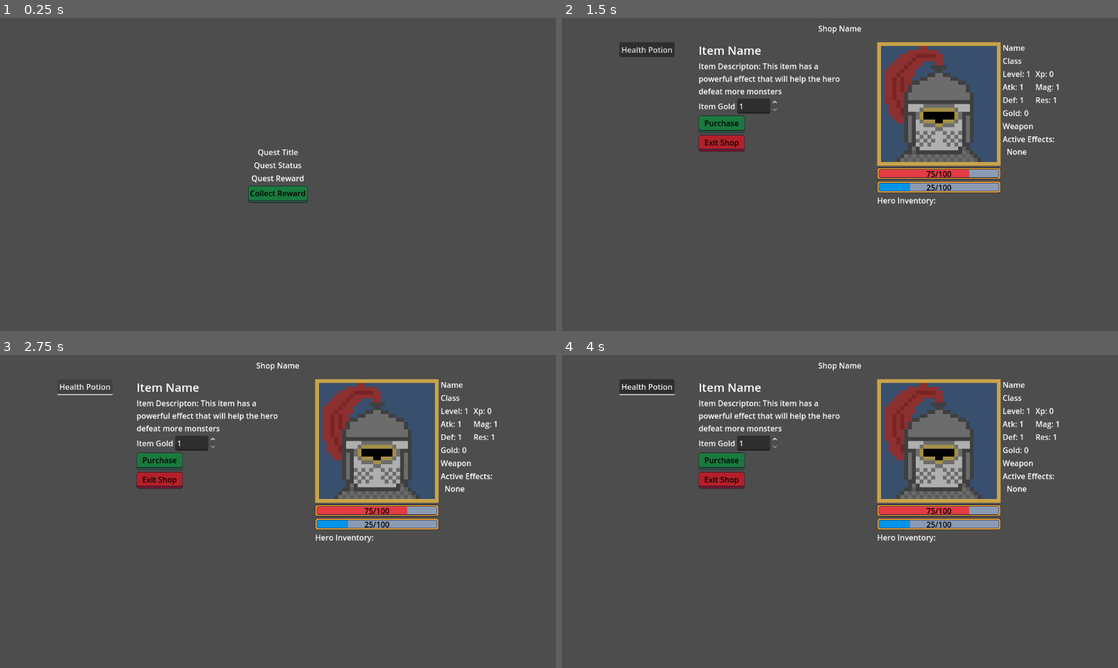
Above: before the commit, frames 1-4 (two rows, left to right).
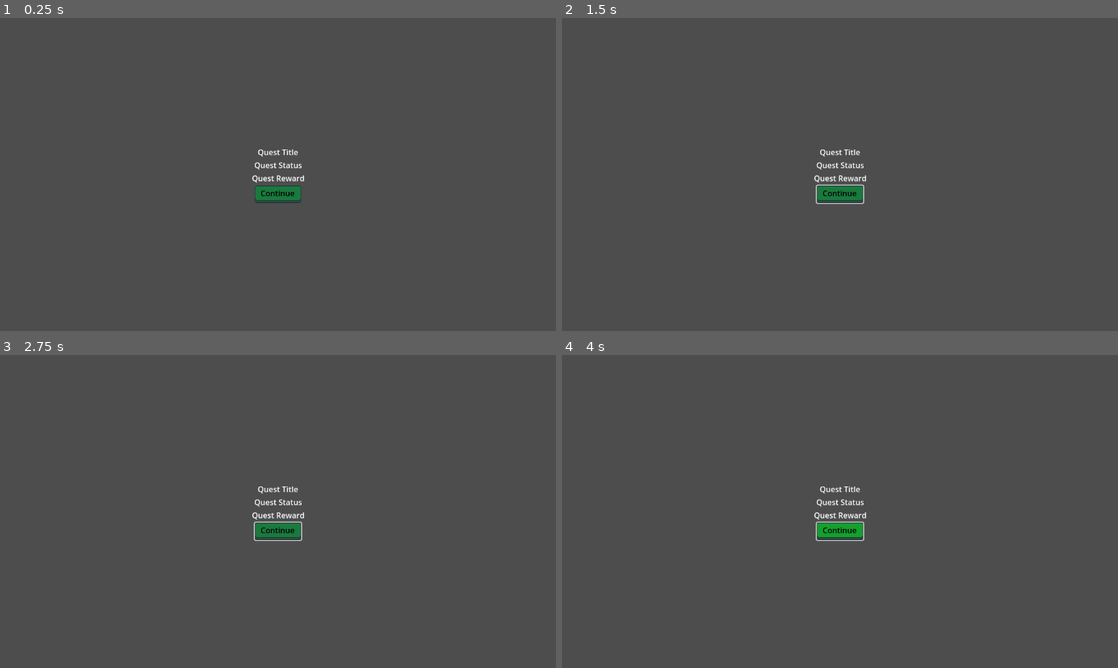
Above: after the commit, the same moments.

Repository: navtges3/PixelValley
Game: Godot game, scene res://scenes/ui/screens/quest_finished_screen.tscn
Same seed, same stepped clock (60 frames per second), same inputs: the game is played once before the commit and once after it. This scene is started directly instead of the project's main scene.
Inputs (mouse positions are in pixels of both pictures, inside the frame that each line leads up to):
- Up to frame 1 (0.25 s): no input
- Up to frame 2 (1.5 s): click (840, 193) at 0.5 s, where only the run before the commit has a clickable "Collect Reward"; click (1090, 274) at 1.25 s, where only the run before the commit has a clickable "Shop"
- Up to frame 3 (2.75 s): click (83, 386) at 2 s, where only the run before the commit has a clickable "Health Potion"
- Up to frame 4 (4 s): click (840, 530) at 2.75 s, where only the run after the commit has a clickable "Continue"; click (840, 530) at 3.5 s, where only the run after the commit has a clickable "Continue"

The runs differ from the first frame. In frame 1, 0.4% of the frame differs, in the area x 44-56%, y 46-60%; in frame 2, 13%; in frame 3, 13%; in frame 4, 13%, in the area x 10-90%, y 2-60%.
Error before the commit: Invalid access to property or key 'title' on a base object of type 'Nil'. (res://scripts/ui/screens/quest_finished_screen.gd:13)
Error after the commit: Invalid access to property or key 'title' on a base object of type 'Nil'. (res://scripts/ui/screens/quest_finished_screen.gd:10)

Commit message:
Refactor quest reward handling and UI interactions

Diff:
--- a/scenes/ui/screens/quest_finished_screen.tscn
+++ b/scenes/ui/screens/quest_finished_screen.tscn
@@ -41,12 +41,12 @@
 text = "Quest Reward"
 horizontal_alignment = 1
 
-[node name="CollectRewardButton" type="Button" parent="VBoxContainer"]
+[node name="ContinueButton" type="Button" parent="VBoxContainer"]
 custom_minimum_size = Vector2(96, 32)
 layout_mode = 2
 size_flags_horizontal = 4
 size_flags_vertical = 4
 theme = ExtResource("1_63ps6")
-text = "Collect Reward"
+text = "Continue"
 
-[connection signal="pressed" from="VBoxContainer/CollectRewardButton" to="." method="_on_collect_reward_button_pressed"]
+[connection signal="pressed" from="VBoxContainer/ContinueButton" to="." method="_on_continue_button_pressed"]
--- a/scripts/characters/inventory.gd
+++ b/scripts/characters/inventory.gd
@@ -28,7 +28,10 @@
 	weapon_stash.erase(weapon)
 
 func add_weapon_to_stash(weapon: Weapon) -> void:
-	weapon_stash.append(weapon)
+	if weapon not in weapon_stash and weapon != equipped_weapon:
+		weapon_stash.append(weapon)
+	else:
+		gold += weapon.value
 
 func remove_weapon_from_stash(weapon: Weapon) -> void:
 	weapon_stash.erase(weapon)
--- a/scripts/quest/quest_reward.gd
+++ b/scripts/quest/quest_reward.gd
@@ -1,37 +1,56 @@
 extends Resource
 class_name QuestReward
 
-enum RewardTarget {
-	PLAYER,
-	SHOP,
-	VILLAGE
+enum RewardType {
+	ITEM,
+	GOLD,
+	EXPERIENCE,
+	CLASS_WEAPON
 }
 
+@export var reward_type: RewardType = RewardType.ITEM
 @export var item: Item
 @export var amount: int = 1
-@export var target: RewardTarget = RewardTarget.PLAYER
+@export var weapon_rarity: Item.Rarity = Item.Rarity.COMMON
 
 func get_description() -> String:
-	var target_str := ""
-	match target:
-		RewardTarget.PLAYER:
-			target_str = "Player"
-		RewardTarget.SHOP:
-			target_str = "Shop"
-		RewardTarget.VILLAGE:
-			target_str = "Village"
-	return "%s: %s x%d" % [target_str, item.name, amount]
+	match reward_type:
+		RewardType.ITEM:
+			return "Reward: %dx %s" % [amount, item.name]
+		RewardType.GOLD:
+			return "Reward: %d Gold" % amount
+		RewardType.EXPERIENCE:
+			return "Reward: %d Experience" % amount
+		RewardType.CLASS_WEAPON:
+			return "Reward: Random Class Weapon"
+	return "Reward: Unknown"
+
 
 func get_save_data() -> Dictionary:
-	return {
-		"item_path": item.resource_path,
-		"amount": amount,
-		"target": target
+	var data = {
+		"reward_type": reward_type,
 	}
+	match reward_type:
+		RewardType.ITEM:
+			data["item_path"] = item.resource_path
+			data["amount"] = amount
+		RewardType.GOLD, RewardType.EXPERIENCE:
+			data["amount"] = amount
+		RewardType.CLASS_WEAPON:
+			data["weapon_rarity"] = weapon_rarity
+	return data
+
 
 static func load_from_data(data: Dictionary) -> QuestReward:
 	var reward := QuestReward.new()
-	reward.item = load(data.get("item_path", ""))
-	reward.amount = data.get("amount", 1)
-	reward.target = data.get("target", RewardTarget.PLAYER)
+	reward.reward_type = data.get("reward_type", RewardType.ITEM)
+
+	match reward.reward_type:
+		RewardType.ITEM:
+			reward.item = load(data.get("item_path", ""))
+			reward.amount = data.get("amount", 1)
+		RewardType.GOLD, RewardType.EXPERIENCE:
+			reward.amount = data.get("amount", 1)
+		RewardType.CLASS_WEAPON:
+			reward.weapon_rarity = data.get("weapon_rarity", Item.Rarity.COMMON)
 	return reward
--- a/scripts/systems/quest_manager.gd
+++ b/scripts/systems/quest_manager.gd
@@ -30,11 +30,26 @@
 
 func _on_quest_completed(quest: Quest) -> void:
 	if quest in available_quests:
+		apply_rewards(quest)
 		available_quests.erase(quest)
 		completed_quests.append(quest)
 		for next_id in quest.next_quests:
 			unlock_quest_by_id(next_id)
 		SaveManager.save_game()
+
+func apply_rewards(quest: Quest) -> void:
+	for reward in quest.reward:
+		match reward.reward_type:
+			QuestReward.RewardType.ITEM:
+				GameState.hero.inventory.add_potion(reward.item, reward.amount)
+			QuestReward.RewardType.GOLD:
+				GameState.hero.inventory.gold += reward.amount
+			QuestReward.RewardType.EXPERIENCE:
+				GameState.hero.gain_experience(reward.amount)
+			QuestReward.RewardType.CLASS_WEAPON:
+				var weapon = WeaponDatabase.get_random_weapon_for_class(GameState.hero.hero_class, reward.weapon_rarity)
+				if weapon != null:
+					GameState.hero.inventory.add_weapon_to_stash(weapon)
 
 func new_game() -> void:
 	locked_quests = []
--- a/scripts/ui/screens/quest_finished_screen.gd
+++ b/scripts/ui/screens/quest_finished_screen.gd
@@ -3,10 +3,7 @@
 @onready var title_label: Label = $VBoxContainer/TitleLabel
 @onready var status_label: Label = $VBoxContainer/StatusLabel
 @onready var reward_label: Label = $VBoxContainer/RewardLabel
-@onready var collect_reward_button: Button = $VBoxContainer/CollectRewardButton
-
-const GOLD_ITEM = preload("res://resources/items/gold.tres")
-const EXPERIENCE_ITEM = preload("res://resources/items/experience.tres")
+@onready var continue_button: Button = $VBoxContainer/ContinueButton
 
 func _ready() -> void:
 	var current_quest = GameState.current_quest
@@ -18,30 +15,5 @@
 		reward_text += reward.get_description() + "\n"
 	reward_label.text = reward_text.strip_edges()
 
-func _on_collect_reward_button_pressed() -> void:
-	collect_rewards()
-	ScreenManager.go_to_screen("village")
-
-func collect_rewards() -> void:
-	var hero = GameState.hero
-	var village = GameState.village
-	for reward:QuestReward in GameState.current_quest.reward:
-		match reward.target:
-			QuestReward.RewardTarget.PLAYER:
-				if reward.item is Potion:
-					print("Adding %d %s to hero's inventory" % [reward.amount, reward.item.name])
-					hero.inventory.add_potion(reward.item, reward.amount)
-				elif reward.item is Weapon:
-					print("Adding %d %s to hero's weapon stash" % [reward.amount, reward.item.name])
-					hero.inventory.add_weapon_to_stash(reward.item)
-				elif reward.item == GOLD_ITEM:
-					print("Adding %d gold to hero's inventory" % reward.amount)
-					hero.inventory.gold += reward.amount
-				elif reward.item == EXPERIENCE_ITEM:
-					print("Adding %d experience to hero" % reward.amount)
-					hero.gain_experience(reward.amount)
-				else:
-					print("Unknown item type")
-			QuestReward.RewardTarget.SHOP:
-				print("Adding %d %s to shop's inventory" % [reward.amount, reward.item.name])
-				village.shop.add_item(reward.item, reward.amount)
+func _on_continue_button_pressed() -> void:
+	ScreenManager.go_to_screen("Village")
